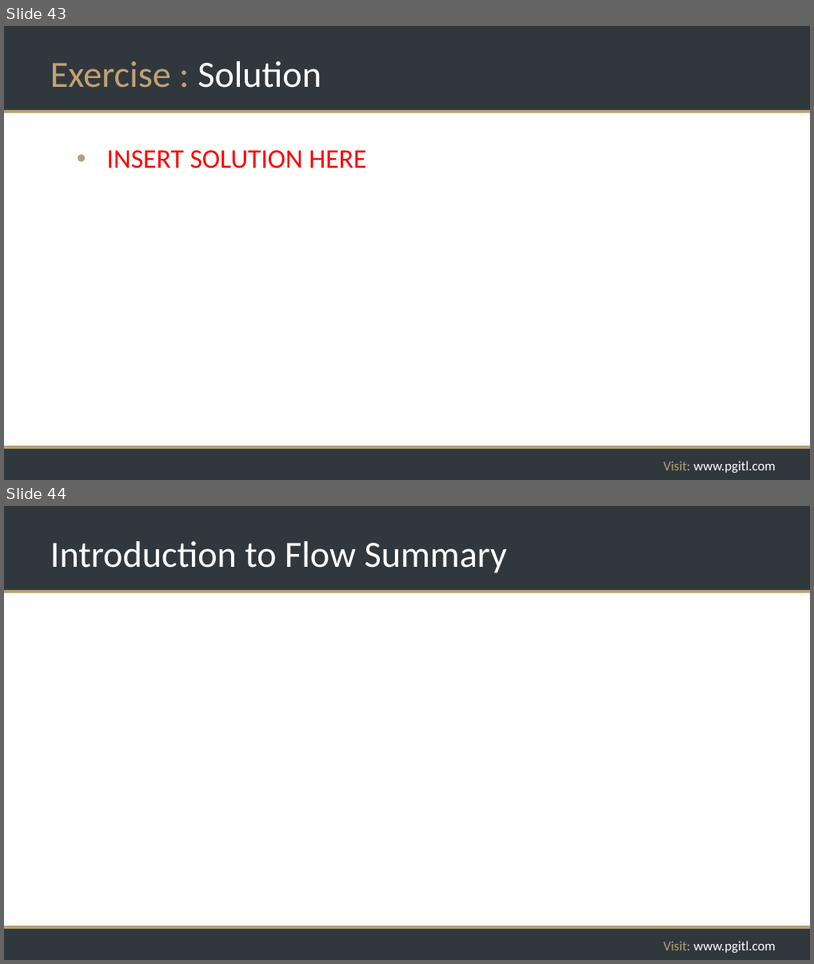
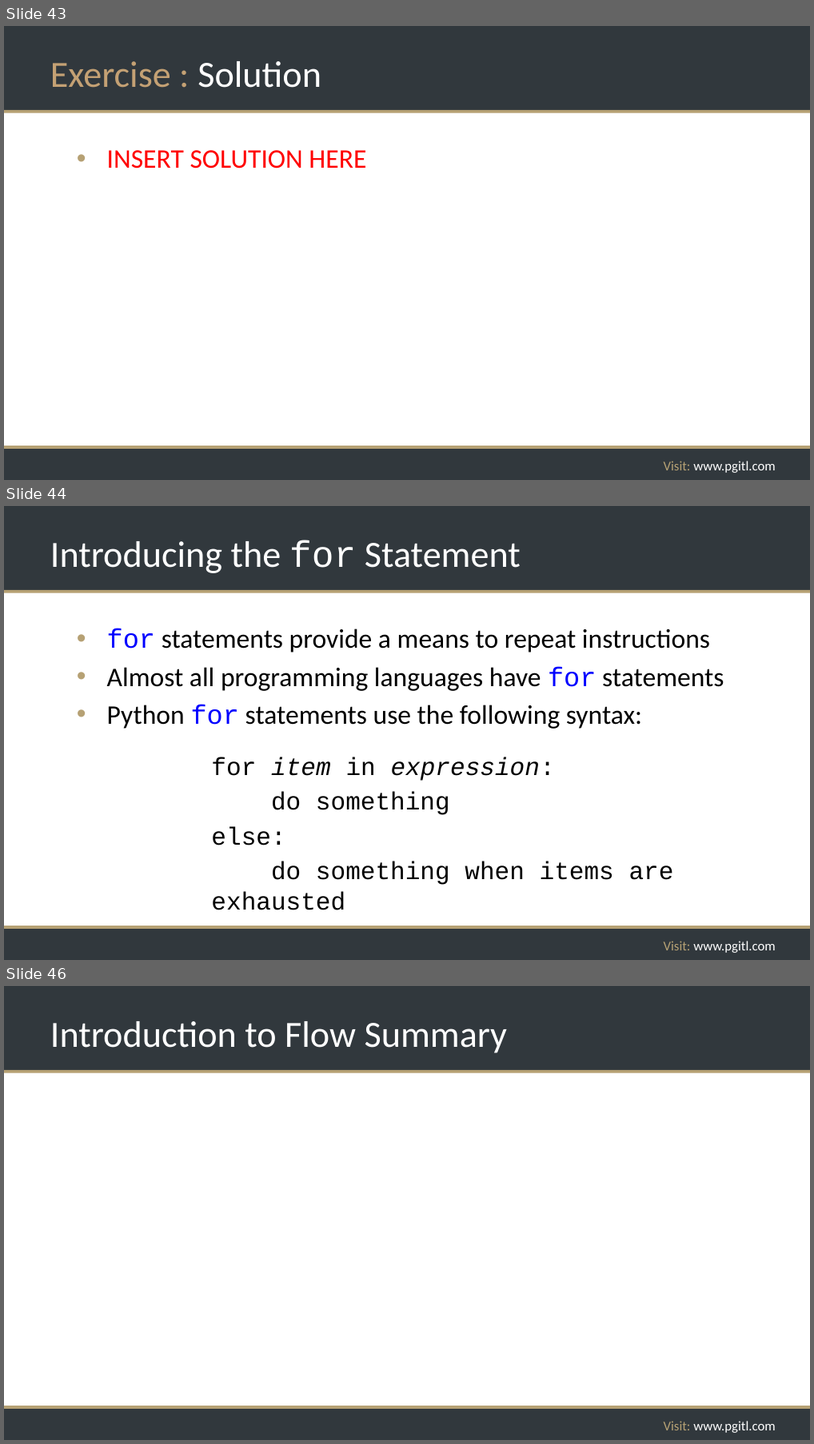
Before and after one commit to rikkouri/project-a, a slide deck: Programming Foundations.pptx. Shown one above the other, each under a label of ours: slides 43 and 44 before the commit, slides 43, 44 and 46 after it; the slides between them are not shown. The pictures are 814x964 and 814x1444 pixels, drawn with LibreOffice and Linux fonts; fonts in the diff are those of the drawing; background and template pictures are left out. Boxes give left, top, right and bottom in pixels: in the first picture for what was removed or moved away, otherwise in the second. Text is boxed around its words. In the diff, an @@ line names an element or a change of style, - is before the commit and + after.

```diff
--- a/Programming Foundations.pptx
+++ b/Programming Foundations.pptx
@@ slide 44 added at [4,506,810,960], background #FFFFFF; not listed: 5 template elements that a slide beside it also shows @@
@@ title added at [50,540,521,573], 44 pt, text #FFFFFF @@
+Introducing the for Statement
@@ text added at [107,628,724,728], 32 pt, text #000000 @@
+• for statements provide a means to repeat instructions
+• Almost all programming languages have for statements
+• Python for statements use the following syntax:
@@ text added at [211,756,674,910], 29.6 pt, text #000000 @@
+for item in expression:
+do something
+else:
+do something when items are exhausted
@@ what was slide 44 is now slide 46 @@
```
Also in this commit, not shown: 1 slide changed, 1 other slide added.
